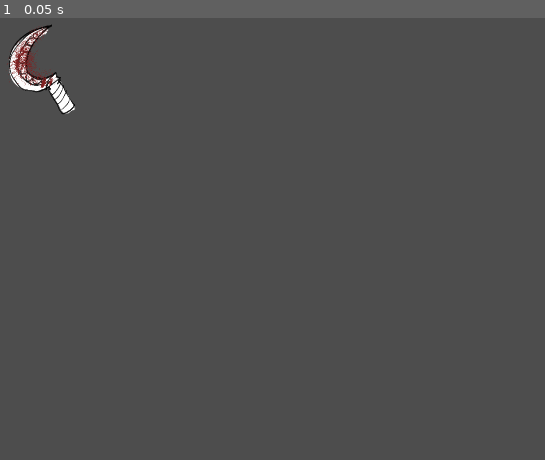
Above: before the commit, frame 1.
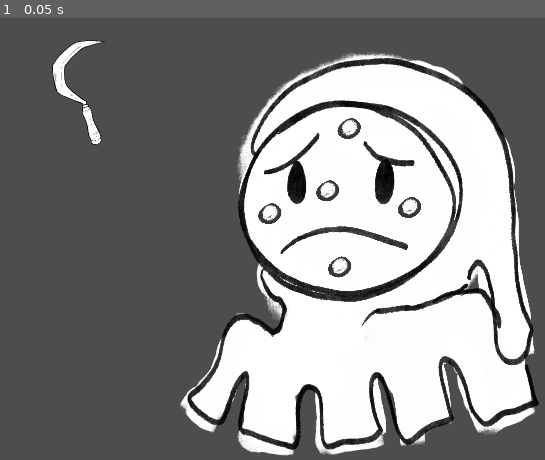
Above: after the commit, the same moment.

Repository: Zartok89/PeasantToPrincess
Game: Godot game, scene res://Scenes/phase_1_skincare.tscn
Two runs of this game, one before a commit and one after it. Both use one fixed random seed, a clock stepped at 60 frames per second and the inputs below. Before the commit the project starts from res://Scenes/phase_3_dressup.tscn.
Inputs:
- Up to frame 1 (0.05 s): no input

The runs differ from the first frame. In frame 1, 42% of the frame differs, in the area x 1-99%, y 1-100%.

Commit message:
Added object hover over functionality and scene swap

Diff:
--- a/Scenes/area_2d.gd
+++ /dev/null
@@ -1 +0,0 @@
-extends Area2D
--- /dev/null
+++ b/Scenes/phase_1_skincare.tscn
@@ -0,0 +1,114 @@
+[gd_scene format=3 uid="uid://c1wyya7gbpirk"]
+
+[ext_resource type="Texture2D" uid="uid://b3iymfukatdij" path="res://Assets/BaseCharacter/Placeholder_Head.png" id="1_h31tl"]
+[ext_resource type="Texture2D" uid="uid://co5maro5wwdnb" path="res://Assets/Dresses/Placeholder_Dress.png" id="2_0ca14"]
+[ext_resource type="Script" uid="uid://ci1ogwx6h3fgb" path="res://schyte_item.gd" id="3_2vh35"]
+[ext_resource type="Texture2D" uid="uid://g4pc620kb63d" path="res://Assets/Tools/sickletool.png" id="4_h31tl"]
+[ext_resource type="Texture2D" uid="uid://djsdaw85t5e78" path="res://Assets/Plagues/cyst.png" id="5_h31tl"]
+
+[sub_resource type="RectangleShape2D" id="RectangleShape2D_0ca14"]
+size = Vector2(205.11996, 170.39891)
+
+[sub_resource type="RectangleShape2D" id="RectangleShape2D_h31tl"]
+size = Vector2(76.5, 73.5)
+
+[node name="Phase3_Dressup" type="Node" unique_id=1334551469]
+
+[node name="Character" type="Node2D" parent="." unique_id=485698924]
+position = Vector2(599, -11)
+scale = Vector2(0.37708873, 0.37708873)
+
+[node name="QueenNakey" type="Sprite2D" parent="Character" unique_id=1725946111]
+position = Vector2(731.73914, 1499.1423)
+scale = Vector2(1.2743328, 1.2743328)
+texture = ExtResource("1_h31tl")
+
+[node name="PlaceholderDress" type="Sprite2D" parent="Character/QueenNakey" unique_id=1961410355]
+visible = false
+position = Vector2(25.000122, -1.9999962)
+scale = Vector2(1.0441895, 1.0441895)
+texture = ExtResource("2_0ca14")
+
+[node name="Schyte" type="Area2D" parent="." unique_id=1210850125]
+position = Vector2(203.00002, 193.00006)
+scale = Vector2(0.105, 0.105)
+script = ExtResource("3_2vh35")
+
+[node name="CollisionShape2D" type="CollisionShape2D" parent="Schyte" unique_id=156445775]
+position = Vector2(-95.23828, -495.7898)
+scale = Vector2(7.180801, 9.731547)
+shape = SubResource("RectangleShape2D_0ca14")
+
+[node name="Scythe" type="Sprite2D" parent="Schyte" unique_id=145813167]
+position = Vector2(-12.974976, 0)
+scale = Vector2(2.517302, 2.517302)
+texture = ExtResource("4_h31tl")
+
+[node name="Cysts" type="Node" parent="." unique_id=1355327784]
+
+[node name="Cyst" type="Area2D" parent="Cysts" unique_id=628624922 groups=["Cysts"]]
+position = Vector2(986, 474)
+scale = Vector2(0.78504235, 0.75968117)
+
+[node name="CollisionShape2D" type="CollisionShape2D" parent="Cysts/Cyst" unique_id=2091003935]
+position = Vector2(-0.25, -1.75)
+shape = SubResource("RectangleShape2D_h31tl")
+
+[node name="Cyst" type="Sprite2D" parent="Cysts/Cyst" unique_id=848992379]
+position = Vector2(-3.0517578e-05, -1.0000153)
+scale = Vector2(0.13865547, 0.13865547)
+texture = ExtResource("5_h31tl")
+
+[node name="Cyst2" type="Area2D" parent="Cysts" unique_id=505979682 groups=["Cysts"]]
+position = Vector2(818, 617)
+scale = Vector2(0.78504235, 0.7596811)
+
+[node name="CollisionShape2D" type="CollisionShape2D" parent="Cysts/Cyst2" unique_id=352039127]
+position = Vector2(-0.25, -1.75)
+shape = SubResource("RectangleShape2D_h31tl")
+
+[node name="Cyst" type="Sprite2D" parent="Cysts/Cyst2" unique_id=1450999981]
+position = Vector2(-3.0517578e-05, -1.0000153)
+scale = Vector2(0.13865547, 0.13865547)
+texture = ExtResource("5_h31tl")
+
+[node name="Cyst3" type="Area2D" parent="Cysts" unique_id=1759412589 groups=["Cysts"]]
+position = Vector2(650, 489.00003)
+scale = Vector2(0.78504235, 0.75968117)
+
+[node name="CollisionShape2D" type="CollisionShape2D" parent="Cysts/Cyst3" unique_id=577898131]
+position = Vector2(-0.25, -1.75)
+shape = SubResource("RectangleShape2D_h31tl")
+
+[node name="Cyst" type="Sprite2D" parent="Cysts/Cyst3" unique_id=367914129]
+position = Vector2(-3.0517578e-05, -1.0000153)
+scale = Vector2(0.13865547, 0.13865547)
+texture = ExtResource("5_h31tl")
+
+[node name="Cyst4" type="Area2D" parent="Cysts" unique_id=1854123239 groups=["Cysts"]]
+position = Vector2(841, 284.00003)
+scale = Vector2(0.78504235, 0.75968117)
+
+[node name="CollisionShape2D" type="CollisionShape2D" parent="Cysts/Cyst4" unique_id=1898992703]
+position = Vector2(-0.25, -1.75)
+shape = SubResource("RectangleShape2D_h31tl")
+
+[node name="Cyst" type="Sprite2D" parent="Cysts/Cyst4" unique_id=1273691941]
+position = Vector2(-3.0517578e-05, -1.0000153)
+scale = Vector2(0.13865547, 0.13865547)
+texture = ExtResource("5_h31tl")
+
+[node name="Cyst5" type="Area2D" parent="Cysts" unique_id=1911527326 groups=["Cysts"]]
+position = Vector2(789, 433.99997)
+scale = Vector2(0.78504235, 0.7596811)
+
+[node name="CollisionShape2D" type="CollisionShape2D" parent="Cysts/Cyst5" unique_id=1125746116]
+position = Vector2(-0.25, -1.75)
+shape = SubResource("RectangleShape2D_h31tl")
+
+[node name="Cyst" type="Sprite2D" parent="Cysts/Cyst5" unique_id=880717973]
+position = Vector2(-3.0517578e-05, -1.0000153)
+scale = Vector2(0.13865547, 0.13865547)
+texture = ExtResource("5_h31tl")
+
+[connection signal="area_entered" from="Schyte" to="Schyte" method="_on_area_entered"]
--- /dev/null
+++ b/Scenes/phase_2_makeup.tscn
@@ -0,0 +1,43 @@
+[gd_scene format=3 uid="uid://242wuanbuwxl"]
+
+[ext_resource type="Texture2D" uid="uid://b3iymfukatdij" path="res://Assets/BaseCharacter/Placeholder_Head.png" id="1_tqory"]
+[ext_resource type="Texture2D" uid="uid://co5maro5wwdnb" path="res://Assets/Dresses/Placeholder_Dress.png" id="2_7b4iw"]
+[ext_resource type="Script" uid="uid://ci1ogwx6h3fgb" path="res://schyte_item.gd" id="3_qajad"]
+[ext_resource type="Texture2D" uid="uid://byxq7pont0lct" path="res://Assets/Tools/scythe.png" id="4_bscsq"]
+
+[sub_resource type="RectangleShape2D" id="RectangleShape2D_0ca14"]
+size = Vector2(205.11996, 170.39891)
+
+[node name="Phase3_Dressup" type="Node" unique_id=1334551469]
+
+[node name="Character" type="Node2D" parent="." unique_id=485698924]
+position = Vector2(599, -11)
+scale = Vector2(0.37708873, 0.37708873)
+
+[node name="QueenNakey" type="Sprite2D" parent="Character" unique_id=1725946111]
+position = Vector2(731.73914, 1499.1423)
+scale = Vector2(1.2743328, 1.2743328)
+texture = ExtResource("1_tqory")
+
+[node name="PlaceholderDress" type="Sprite2D" parent="Character/QueenNakey" unique_id=1961410355]
+visible = false
+position = Vector2(25.000122, -1.9999962)
+scale = Vector2(1.0441895, 1.0441895)
+texture = ExtResource("2_7b4iw")
+
+[node name="Schyte" type="Area2D" parent="." unique_id=1210850125]
+position = Vector2(203.00002, 193.00006)
+scale = Vector2(0.105, 0.105)
+script = ExtResource("3_qajad")
+
+[node name="CollisionShape2D" type="CollisionShape2D" parent="Schyte" unique_id=156445775]
+position = Vector2(-95.23828, -495.7898)
+scale = Vector2(7.180801, 9.731547)
+shape = SubResource("RectangleShape2D_0ca14")
+
+[node name="Scythe" type="Sprite2D" parent="Schyte" unique_id=145813167]
+position = Vector2(-12.974976, 0)
+scale = Vector2(2.517302, 2.517302)
+texture = ExtResource("4_bscsq")
+
+[connection signal="area_entered" from="Schyte" to="Schyte" method="_on_area_entered"]
--- a/Scenes/phase_3_dressup.tscn
+++ /dev/null
@@ -1,48 +0,0 @@
-[gd_scene format=3 uid="uid://c1wyya7gbpirk"]
-
-[ext_resource type="Texture2D" uid="uid://cm2ss7qdixows" path="res://Assets/BaseCharacter/QUEEN_nakey.png" id="1_2r6ws"]
-[ext_resource type="Texture2D" uid="uid://co5maro5wwdnb" path="res://Assets/Dresses/Placeholder_Dress.png" id="2_0ca14"]
-[ext_resource type="Texture2D" uid="uid://byxq7pont0lct" path="res://Assets/Tools/scythe.png" id="3_0ca14"]
-[ext_resource type="Script" uid="uid://cuuesegaxd5tj" path="res://Scenes/area_2d.gd" id="3_2vh35"]
-[ext_resource type="Script" uid="uid://bwhbmddym7on5" path="res://Scenes/schyte_shelf.gd" id="3_h31tl"]
-
-[sub_resource type="RectangleShape2D" id="RectangleShape2D_0ca14"]
-size = Vector2(205.11996, 266.42017)
-
-[node name="Phase3_Dressup" type="Node" unique_id=1334551469]
-
-[node name="Character" type="Node2D" parent="." unique_id=485698924]
-visible = false
-
-[node name="QueenNakey" type="Sprite2D" parent="Character" unique_id=1725946111]
-position = Vector2(734, 1463)
-texture = ExtResource("1_2r6ws")
-
-[node name="PlaceholderDress" type="Sprite2D" parent="Character/QueenNakey" unique_id=1961410355]
-position = Vector2(25.000122, -1.9999962)
-scale = Vector2(1.0441895, 1.0441895)
-texture = ExtResource("2_0ca14")
-
-[node name="Schyte_Shelf" type="Area2D" parent="." unique_id=872076058]
-position = Vector2(97.000015, 140.00006)
-scale = Vector2(0.105, 0.105)
-script = ExtResource("3_h31tl")
-
-[node name="CollisionShape2D" type="CollisionShape2D" parent="Schyte_Shelf" unique_id=1130904555]
-position = Vector2(28.57129, -9.524048)
-scale = Vector2(8.078896, 8.078896)
-shape = SubResource("RectangleShape2D_0ca14")
-
-[node name="Schyte_Item" type="Area2D" parent="." unique_id=1210850125]
-position = Vector2(97.000015, 140.00006)
-scale = Vector2(0.105, 0.105)
-script = ExtResource("3_2vh35")
-
-[node name="CollisionShape2D" type="CollisionShape2D" parent="Schyte_Item" unique_id=156445775]
-position = Vector2(28.57129, -9.524048)
-scale = Vector2(8.078896, 8.078896)
-shape = SubResource("RectangleShape2D_0ca14")
-
-[node name="Scythe" type="Sprite2D" parent="Schyte_Item" unique_id=145813167]
-position = Vector2(-12.974976, 0)
-texture = ExtResource("3_0ca14")
--- a/Scenes/schyte_shelf.gd
+++ /dev/null
@@ -1,20 +0,0 @@
-extends Area2D
-
-var isHeld := false
-var offset := Vector2.ZERO
-
-func _ready():
-	set_process(true)
-
-func _input_event(viewport, event, shape_idx):
-	if event is InputEventMouseButton:
-		if event.button_index == MouseButton.MOUSE_BUTTON_LEFT and event.pressed:
-			if not isHeld:
-				isHeld = true
-				offset = get_global_mouse_position() - global_position
-			else:
-				isHeld = false
-
-func _process(delta: float) -> void:
-	if isHeld:
-		global_position = get_global_mouse_position() - offset
--- a/schyte_item.gd
+++ b/schyte_item.gd
@@ -1,7 +1,11 @@
 extends Area2D
 
-var isHeld := false
+var is_held := false
 var offset := Vector2.ZERO
+
+var hidden_count := 0
+const REQUIRED_HIDES := 5
+const TARGET_GROUP := "Cysts"
 
 func _ready():
 	set_process(true)
@@ -9,12 +13,31 @@
 func _input_event(viewport, event, shape_idx):
 	if event is InputEventMouseButton:
 		if event.button_index == MouseButton.MOUSE_BUTTON_LEFT and event.pressed:
-			if not isHeld:
-				isHeld = true
+			if not is_held:
+				is_held = true
 				offset = get_global_mouse_position() - global_position
 			else:
-				isHeld = false
+				is_held = false
 
 func _process(delta: float) -> void:
-	if isHeld:
+	if is_held:
 		global_position = get_global_mouse_position() - offset
+
+func _on_area_entered(area):
+	if area.is_in_group(TARGET_GROUP):
+		if area.visible:
+			area.visible = false
+			hidden_count += 1
+			print("Hidden cyst: ", area.name, " (count=", hidden_count, ")")
+			_check_trigger_next()
+
+func _check_trigger_next():
+	if hidden_count >= REQUIRED_HIDES:
+		_trigger_next_function()
+
+func _trigger_next_function():
+	self.visible = false
+	is_held = false
+	print("Triggered next function: 5 cysts hidden.")
+	var next_scene_path := "res://Scenes/phase_2_makeup.tscn"
+	get_tree().change_scene_to_file(next_scene_path)
Binary file changed: Assets/Plagues/cyst.png
Binary file changed: Assets/Tools/scythe.png
Binary file added: Assets/Tools/sickletool.png
Not shown, added: Assets/Tools/sickletool.png.import
Not shown, removed: Scenes/area_2d.gd.uid
Not shown, removed: Scenes/schyte_shelf.gd.uid
Not shown, added: Scenes/phase_3_dressup.tscn3179267292.tmp
